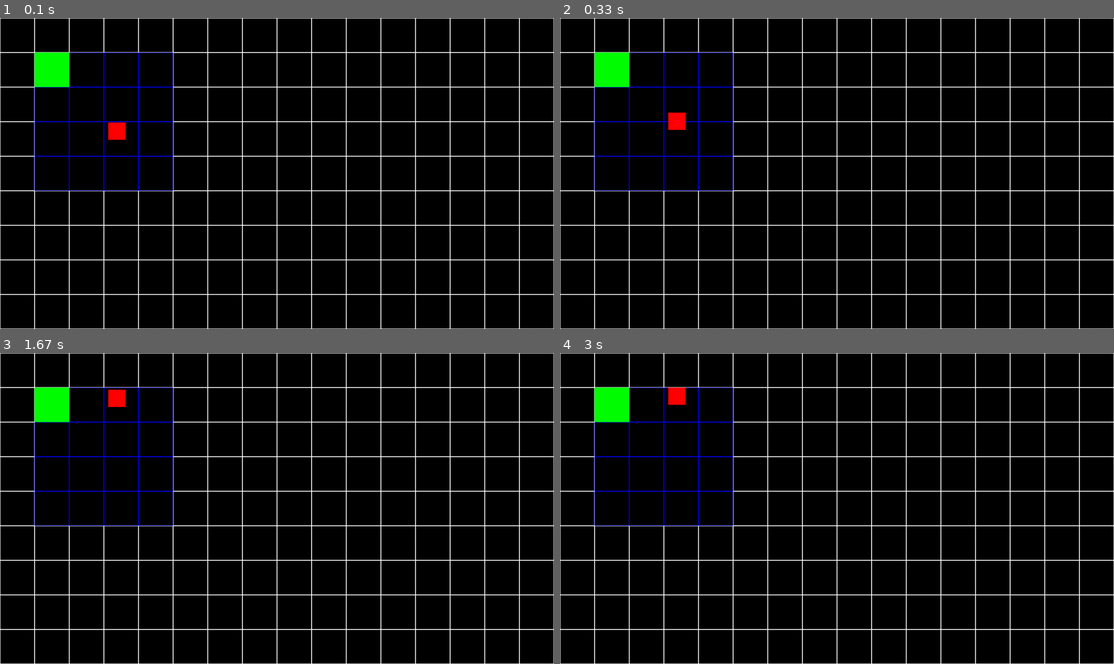
Above: before the commit, frames 1-4 (two rows, left to right).
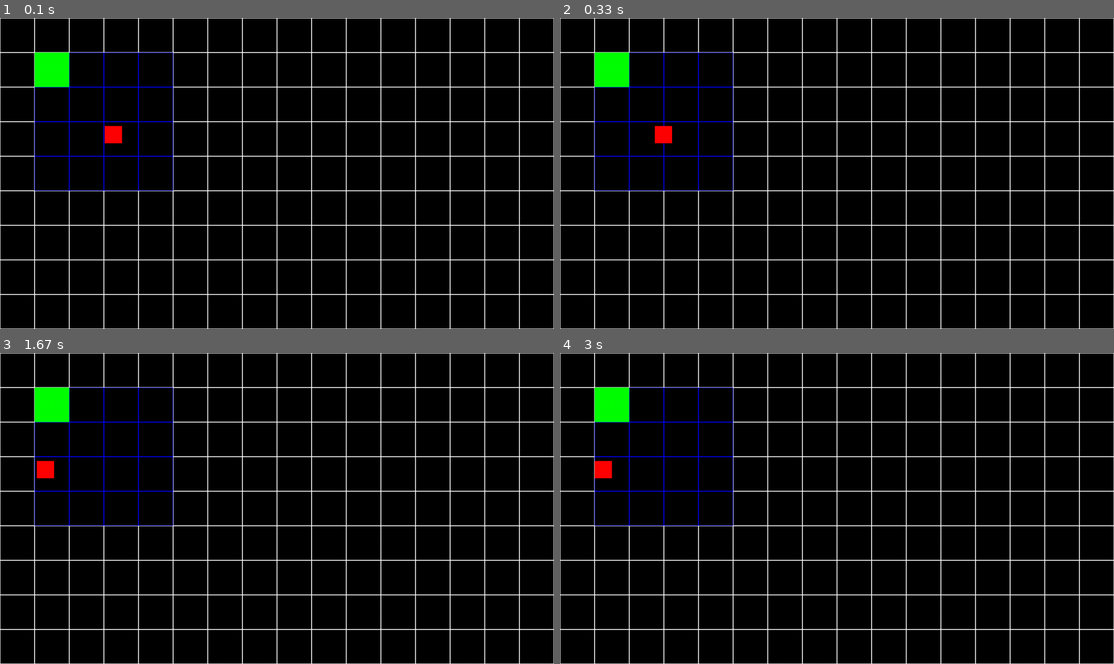
Above: after the commit, the same moments.

Repository: LenaSup/PyGame_project
Game: pygame game, started from main.py
The game is run twice, just before and just after one commit, with the same random seed, the same clock (stepped at 60 frames per second) and the same inputs.
Inputs:
- Up to frame 1 (0.1 s): no input
- Up to frame 2 (0.33 s): no input
- Up to frame 3 (1.67 s): no input
- Up to frame 4 (3 s): no input

The runs differ from the first frame. In frame 1, 0.1% of the frame differs, in the area x 18-23%, y 33-41%; in frame 2, 0.3%; in frame 3, 0.4%; in frame 4, 0.4%, in the area x 6-23%, y 11-41%.

Commit message:
Заготовка для игры. Контроль выхода за пределы дороги врагом, возможность создавать башни и 3 типа клеток: заглушка, клетка для башни, клетка дороги.

Diff:
--- a/main.py
+++ b/main.py
@@ -1,7 +1,7 @@
 import pygame
 
 
-class Cell:
+class Cell: # общий класс клетки
     def __init__(self, x=0, y=0, screen=None, size=80):
         self.name = self.__class__.__name__
         self.can_build = False
@@ -24,7 +24,7 @@
         self.size = size
 
 
-class Road_cell(Cell):
+class Road_cell(Cell): # клетка догори для мобов
     def __init__(self, x, y, screen, size=80):
         super().__init__(x, y, screen, size)
 
@@ -32,18 +32,18 @@
         pygame.draw.rect(self.screen, 'blue', (self.x, self.y, self.size, self.size), 1)
 
 
-class Pass_cell(Cell):
+class Pass_cell(Cell): # пустая клетка, декоративная
     def __init__(self, x, y, screen, size=80):
         super().__init__(x, y, screen, size)
 
 
-class Building_cell(Cell):
+class Building_cell(Cell): # клетка для стороительства башен
     def __init__(self, x, y, screen, size=80):
         super().__init__(x, y, screen, size)
         self.can_build = True
 
 
-class Entity:
+class Entity: # общий класс существ
     def __init__(self, x, y, screen, is_enemy=False):
         self.name = self.__class__.__name__
         self.is_enemy = is_enemy
@@ -52,41 +52,36 @@
 
     def __str__(self):
         if self.is_enemy:
-            return ': '.join([self.name, 'enemy'])
-        return ': '.join([self.name, 'not enemy'])
+            return self.name
+        return self.name
 
-    def focus_check(self, mouse_pos):
+    def focus_check(self, mouse_pos): #
         pass
 
 
-class Enemy(Entity):
-    def __init__(self, x, y, screen, size, health, image, damage=1, damage_tower=0, radius=0, can_destroy=False, speed=-1):
+class Enemy(Entity): # класс враждебного моба
+    def __init__(self, x, y, screen, size, health, image, damage=1, speed=-1):
         super().__init__(x, y, screen, True)
-        self.can_destroy = can_destroy
         self.size = size
         self.health = health
         self.damage = damage
-        self.damage_tower = damage_tower
-        self.radius = radius
         self.speed = speed
         self.image = image
 
-    def move(self):
-        self.pos = self.pos[0], self.pos[1] + self.speed
+    def move(self): # передвижение моба
+        self.pos = self.pos[0] + self.speed, self.pos[1]
 
-    def check(self, cell1, cell2):
-        if self.speed > 0:
-            if cell1.name == 'Road_cell':
-                self.move()
-        if self.speed < 0:
-            if cell2.name == 'Road_cell':
-                self.move()
+    def check(self, cell1, cell2): # проверка(моб не может выйти за пределы дороги)
+        if self.speed > 0 and cell1.name == 'Road_cell':
+            self.move()
+        if self.speed < 0 and cell2.name == 'Road_cell':
+            self.move()
 
     def draw(self):
         pygame.draw.rect(self.screen, 'red', (self.pos[0], self.pos[1], self.size, self.size), 0)
 
 
-class Tower(Entity):
+class Tower(Entity): # класс башни
     def __init__(self, x, y, screen, size, health, images, damage=1, radius=0, sps=1, level=1):
         super().__init__(x, y, screen, False)
         self.health = health
@@ -103,39 +98,37 @@
 
 
 class Board:
-    def __init__(self, screen, height=10, width=10, cell_size=80, left=0, top=0):
+    def __init__(self, screen, height=10, width=10, cell_size=80):
         self.screen = screen
         self.hieght = height
         self.width = width
         self.cell_size = cell_size
-        self.left = left
-        self.top = top
         self.board = [[Pass_cell(self.cell_size * i, self.cell_size * h, self.screen, self.cell_size)
                        for h in range(width)] for i in range(height)]
         self.spis = ['white', 'red', 'blue']
 
-    def set_cell_size(self, cell_size):
+    def set_cell_size(self, cell_size): # установить новый размер клетки
         self.cell_size = cell_size
         for h in range(self.hieght):
             for i in range(self.width):
                 self.board[h][i].set_size(self.cell_size)
 
-    def render(self):
+    def render(self): #
         for i in range(self.hieght):
             for g in range(self.width):
                 self.board[i][g].draw()
 
-    def set_cell(self, x, y, type):
-        self.board[y][x] = type
+    def set_cell(self, x, y, cell): # заменить одну клетку на другую
+        self.board[y][x] = cell
 
-    def get_cell(self, pos):
-        cell_x = (pos[0] - self.left) // self.cell_size
-        cell_y = (pos[1] - self.top) // self.cell_size
+    def get_cell(self, pos): # проверка на какую клетку нажали
+        cell_x = pos[0] // self.cell_size
+        cell_y = pos[1] // self.cell_size
         if cell_x < 0 or cell_x >= self.width or cell_y < 0 or cell_y >= self.hieght:
             return Pass_cell(0, 0, None)
         return self.board[cell_y][cell_x]
 
-    def get_click(self, mouse_pos):
+    def get_click(self, mouse_pos): # проверка на какую клетку нажали
         cell = self.get_cell(mouse_pos)
         if cell:
             return cell
